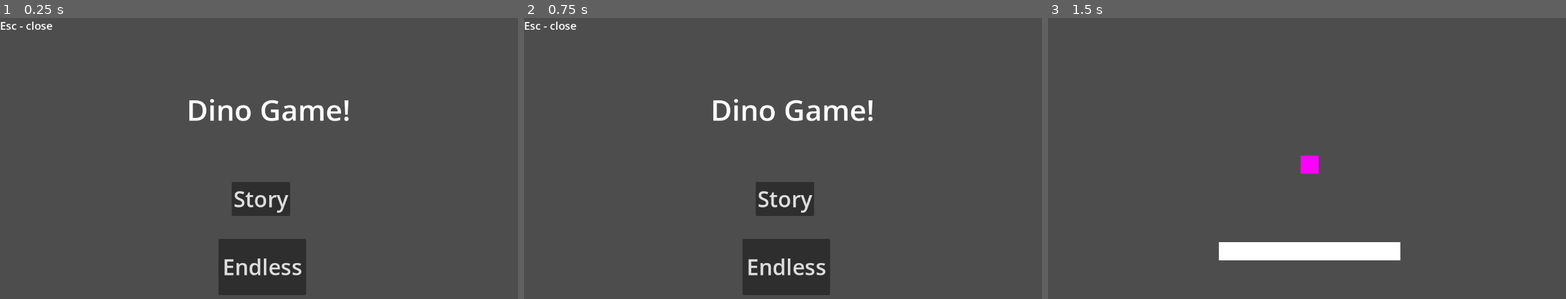
Above: before the commit, frames 1-3 (left to right).
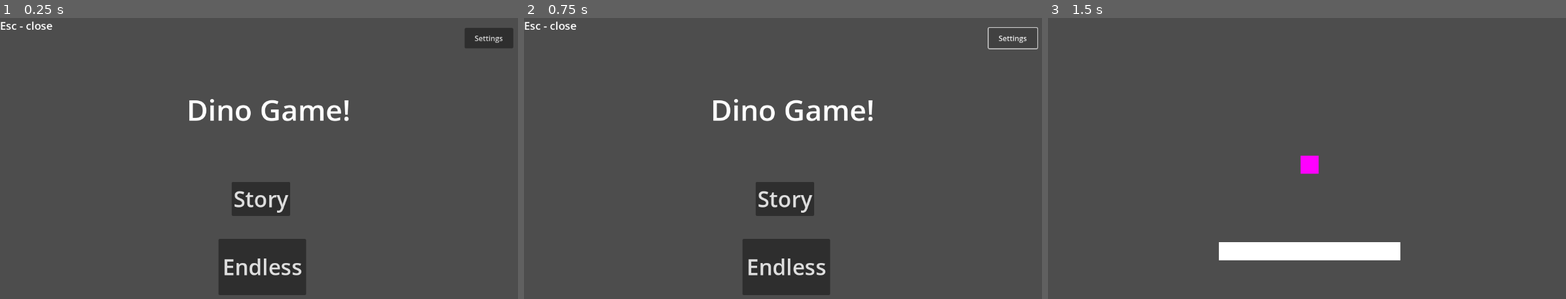
Above: after the commit, the same moments.

Repository: PlantvZombie/Dino
Game: Godot game, scene res://title_screen.tscn
The game is run twice, just before and just after one commit, with the same random seed, the same clock (stepped at 60 frames per second) and the same inputs. The project has no main scene, so this scene is started directly.
Inputs (mouse positions are in pixels of both pictures, inside the frame that each line leads up to):
- Up to frame 1 (0.25 s): no input
- Up to frame 2 (0.75 s): click (1010, 37) at 0.5 s, where only the run after the commit has a clickable "Settings"
- Up to frame 3 (1.5 s): click "Story" at 1.25 s

The runs differ from the first frame. In frame 1, 0.6% of the frame differs, in the area x 89-100%, y 3-11%; in frame 2, 0.2%; in frame 3, nothing differs.

Commit message:
settings button

Diff:
--- a/dino/title_screen.gd
+++ b/dino/title_screen.gd
@@ -11,3 +11,7 @@
 
 func _on_endless_pressed() -> void:
 	get_tree().change_scene_to_file("change path pls")
+
+
+func _on_settings_pressed() -> void:
+	pass # Replace with function body.
--- a/dino/title_screen.tscn
+++ b/dino/title_screen.tscn
@@ -35,5 +35,13 @@
 theme_override_font_sizes/font_size = 64
 text = "Dino Game!"
 
+[node name="Settings" type="Button" parent="."]
+offset_left = 1023.0
+offset_top = 22.0
+offset_right = 1130.0
+offset_bottom = 67.0
+theme_override_font_sizes/font_size = 16
+text = "Settings"
+
 [connection signal="pressed" from="Story" to="." method="_on_story_pressed"]
 [connection signal="pressed" from="Endless" to="." method="_on_endless_pressed"]
